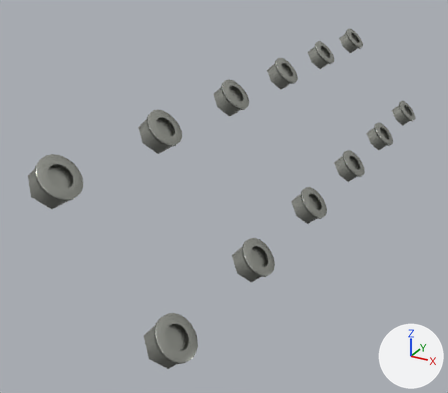
An edit to the glTF model porsche-911sc-engine/parts/valve-cover-nuts-lower-left.glb, drawn before and after from the same camera.
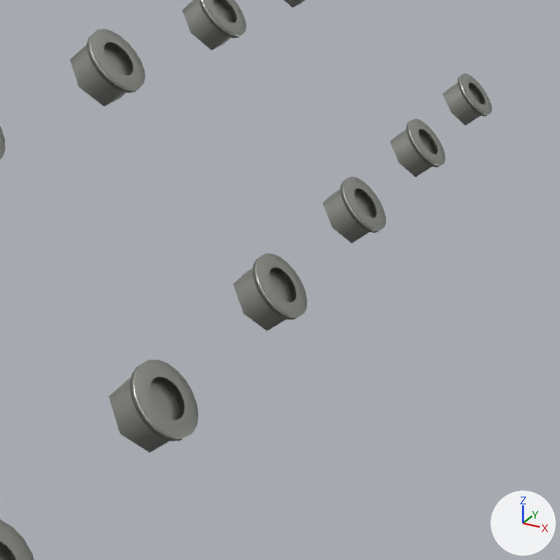
Each version is shown whole from a 50 mm lens placed at (-190.0, -302.0, 36.0), pointed at (-329.0, -50.0, -90.0), then close up on the part from 40% to 100% of the width and 17% to 85% of the height. The axes (+X, +Y, +Z) are drawn at lower right. The lights are the same throughout. The older version's two pictures come first.
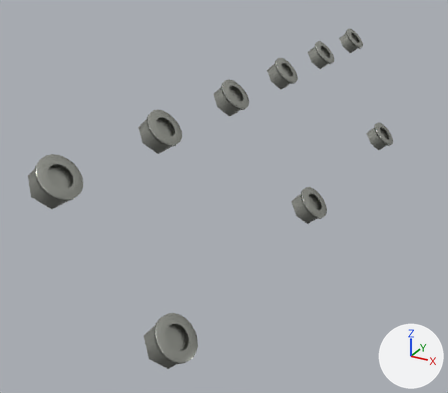
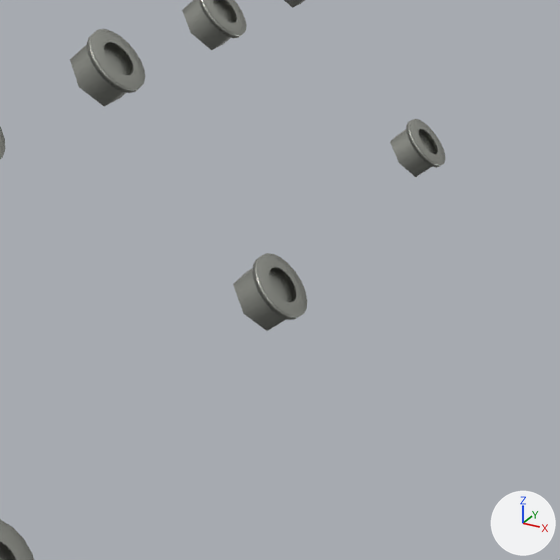
What changed in the scene script:
```text
Change ob_mesh_0_001:
    ob_mesh_0_001.location: (-282.9, 125.0, -84.74) -> (-324.5, 66.2, -38.77)
Change ob_mesh_0_002:
    ob_mesh_0_002.location: (-324.5, 66.2, -38.77) -> (-282.9, 66.2, -84.74)
Change ob_mesh_0_003:
    ob_mesh_0_003.location: (-282.9, 66.2, -84.74) -> (-324.5, 7.4, -38.77)
Change ob_mesh_0_004:
    ob_mesh_0_004.location: (-324.5, 7.4, -38.77) -> (-324.5, -51.4, -38.77)
Change ob_mesh_0_005:
    ob_mesh_0_005.location: (-282.9, 7.4, -84.74) -> (-282.9, -51.4, -84.74)
Change ob_mesh_0_006:
    ob_mesh_0_006.location: (-324.5, -51.4, -38.77) -> (-324.5, -110.2, -38.77)
Change ob_mesh_0_008:
    ob_mesh_0_008.location: (-324.5, -110.2, -38.77) -> (-282.9, -169.0, -84.74)
Remove ob_mesh_0_009:
    ob_mesh_0_009 = bpy.data.objects.new('Mesh_0.009', me_mesh_0)
    ob_mesh_0_009.parent = ob_valve_cover_nuts_lower_left_inst0
    ob_mesh_0_009.location = (-282.9, -110.2, -84.74)
    ob_mesh_0_009.rotation_euler = (0.0, -2.306, 0.0)  # degrees (0, -132, 0)
    ob_mesh_0_009.scale = (8.0, 8.0, 8.0)
```

Changed parts and their boxes [x1, y1, x2, y2] in the close-ups (560 x 560 px):
'Mesh_0.005', moved
    before: [323, 176, 386, 243]
    after: [233, 253, 307, 331]
'Mesh_0.004', moved
    before: [182, 0, 247, 50]
    after: [70, 29, 145, 106]
'Mesh_0.009', deleted
    before: [109, 360, 199, 453]
'Mesh_0.003', moved
    before: [390, 119, 446, 177]
    after: [182, 0, 247, 50]
'Mesh_0.006', moved
    before: [70, 29, 145, 106]
    after: [0, 127, 5, 159]
'Mesh_0.002', moved
    before: [284, 0, 305, 8]
    after: [390, 119, 446, 177]
'Mesh_0.001', moved
    before: [443, 73, 492, 126]
    after: [284, 0, 305, 8]
'Mesh_0.008', moved
    before: [0, 127, 5, 159]
    after: [0, 519, 34, 560]
'Mesh_0.007', unchanged, covered by the edit
    before: [233, 253, 307, 331]
